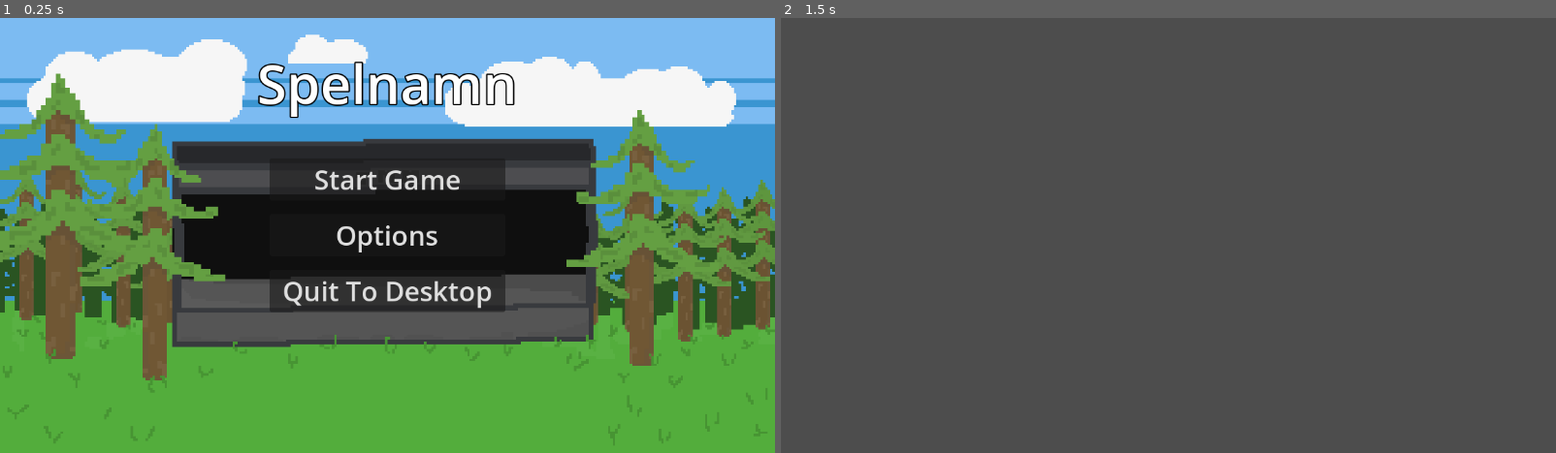
Above: before the commit, frames 1-2 (left to right).
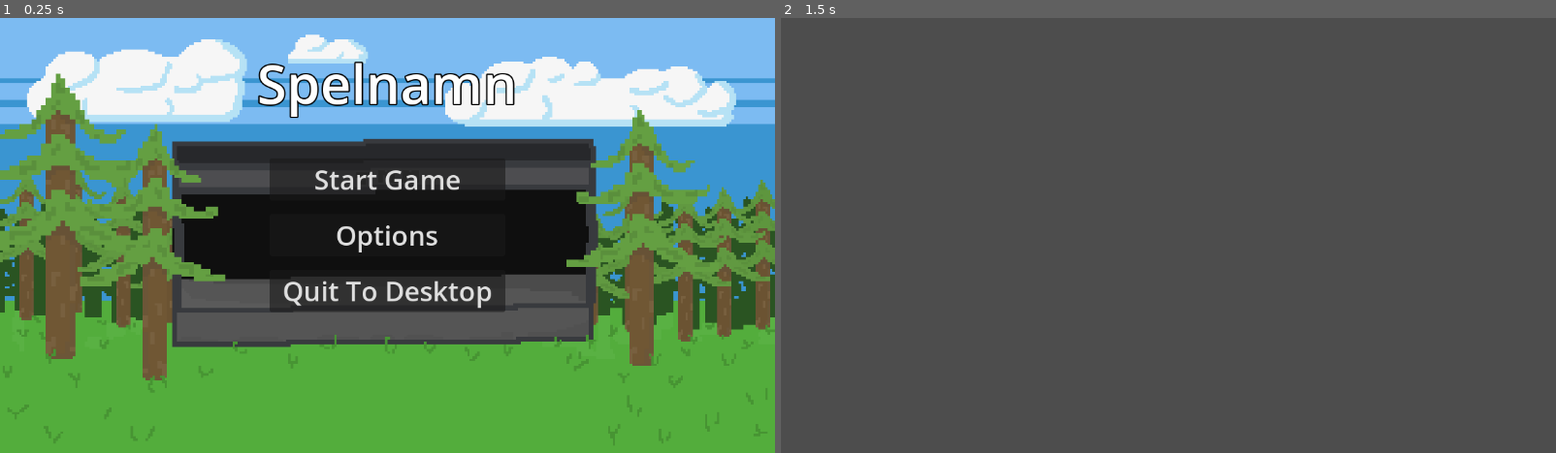
Above: after the commit, the same moments.

Repository: Goldstar32/TMMGame
Game: Godot game, scene res://Scenes/main_menu.tscn
Two runs of this game, one before a commit and one after it. Both use one fixed random seed, a clock stepped at 60 frames per second and the inputs below.
Inputs:
- Up to frame 1 (0.25 s): no input
- Up to frame 2 (1.5 s): click "Start Game" at 0.5 s; tap Enter at 1.25 s

The runs differ from the first frame. In frame 1, 2.2% of the frame differs, in the area x 8-95%, y 4-25%; in frame 2, nothing differs.

Commit message:
Uppdaterad menybakgrund

Diff:
--- a/Scenes/main_menu.tscn
+++ b/Scenes/main_menu.tscn
@@ -1,7 +1,7 @@
 [gd_scene load_steps=3 format=3 uid="uid://dahoia7y3oll3"]
 
 [ext_resource type="Script" path="res://Scripts/Menus/main_menu.gd" id="1_i5r05"]
-[ext_resource type="Texture2D" uid="uid://bucg8i8k2pt8x" path="res://Assets/menu-backgrounds/main-menu-background-unfinnished.png" id="2_1453p"]
+[ext_resource type="Texture2D" uid="uid://2gjjytp2h4ro" path="res://Assets/menu-backgrounds/main-menu-background-nochars.png" id="2_0c5sl"]
 
 [node name="MainMenu" type="Control"]
 layout_mode = 3
@@ -12,14 +12,14 @@
 grow_vertical = 2
 script = ExtResource("1_i5r05")
 
-[node name="LäggNågonBakgrundHär" type="TextureRect" parent="."]
+[node name="Background" type="TextureRect" parent="."]
 layout_mode = 1
 anchors_preset = 15
 anchor_right = 1.0
 anchor_bottom = 1.0
 grow_horizontal = 2
 grow_vertical = 2
-texture = ExtResource("2_1453p")
+texture = ExtResource("2_0c5sl")
 
 [node name="MarginContainer" type="MarginContainer" parent="."]
 layout_mode = 1
Binary file added: Assets/menu-backgrounds/main-menu-background-nochars.png
Not shown, changed: Assets/menu-backgrounds/main-menu-background-nochars.png.import
Binary file removed: Assets/menu-backgrounds/main-menu-background-unfinnished.png
